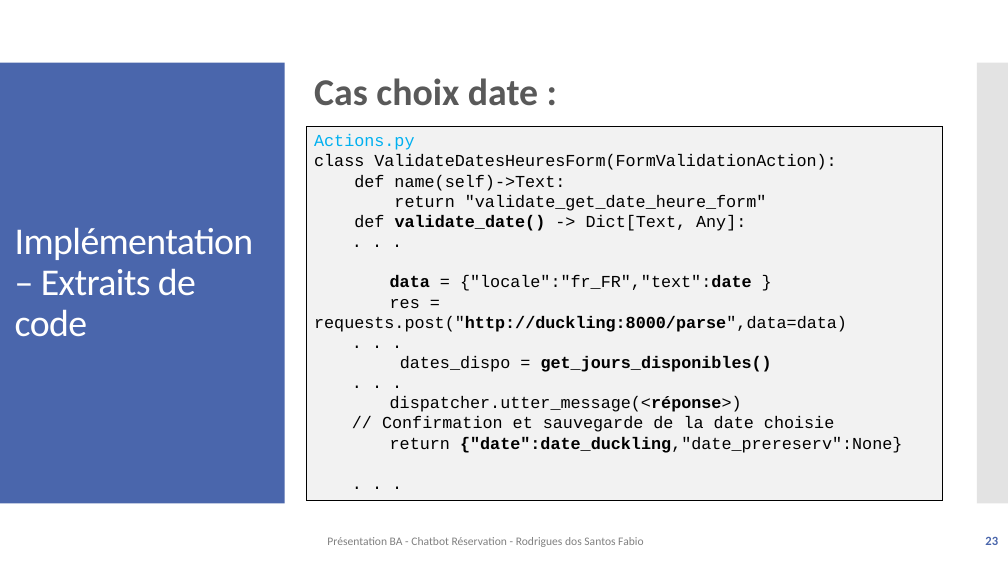
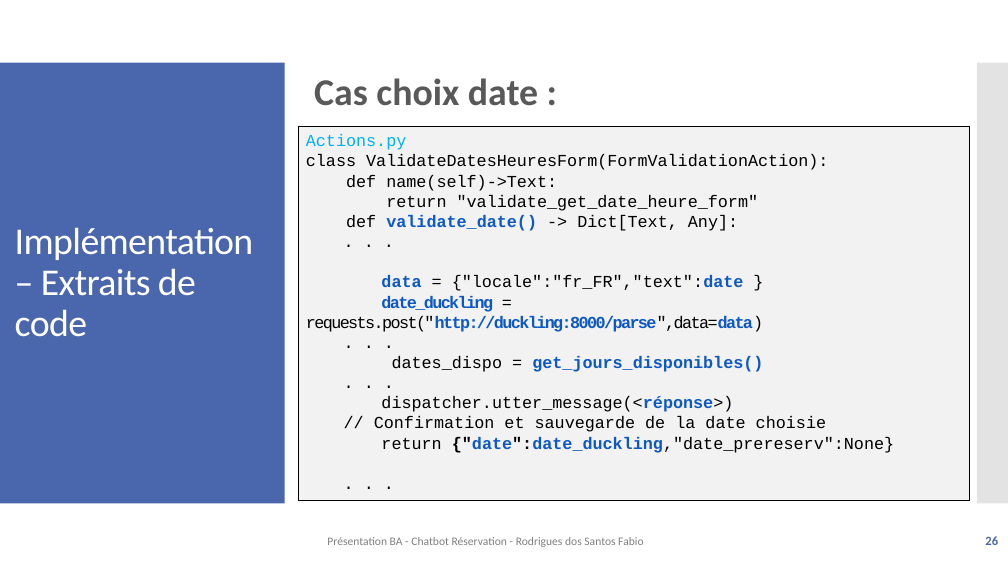
Before and after one commit to f-rdrgs/projet-bachelor, a slide deck: slide 26 of documentation/travail_bachelor/ISC_LOG_presentation_diplome_RodriguesDosSantosFabio_EggenbergNiklaus_2024.pptx (slide 23 before the commit). Drawn at 1008x567 pixels with LibreOffice and Linux fonts; fonts in the diff are those of the drawing. Boxes give left, top, right and bottom in pixels: in the first picture for what was removed or moved away, otherwise in the second. Text is boxed around its words. In the diff, an @@ line names an element or a change of style, - is before the commit and + after.

Commit message:
màj présentation

```diff
--- a/documentation/travail_bachelor/ISC_LOG_presentation_diplome_RodriguesDosSantosFabio_EggenbergNiklaus_2024.pptx
+++ b/documentation/travail_bachelor/ISC_LOG_presentation_diplome_RodriguesDosSantosFabio_EggenbergNiklaus_2024.pptx
@@ rectangle "Actions.py": place and size @@
-rectangle "Actions.py" at [307,126,943,501]
+rectangle "Actions.py" at [299,126,969,501]
@@ text in rectangle at [346,215,894,453]: text colour #000000 to #0E58C4 in "validate_date()", "data {"locale":"fr_FR","text":date", "get_jours_disponibles()", "dispatcher.utter_message(<réponse>)" and 1 more places @@
@@ text in rectangle at [306,296,763,332]: text changed; text colour #000000 to #0E58C4; bold on @@
-res = requests.post("http://duckling:8000/parse",data=data)
+date_duckling = requests.post("http://duckling:8000/parse",data=data)
@@ page number at [985,536,998,545]: text changed @@
-23
+26
```
Also in this commit, not shown: 16 other slides changed, 7 slides added, 1 slide removed, 2 other files.
